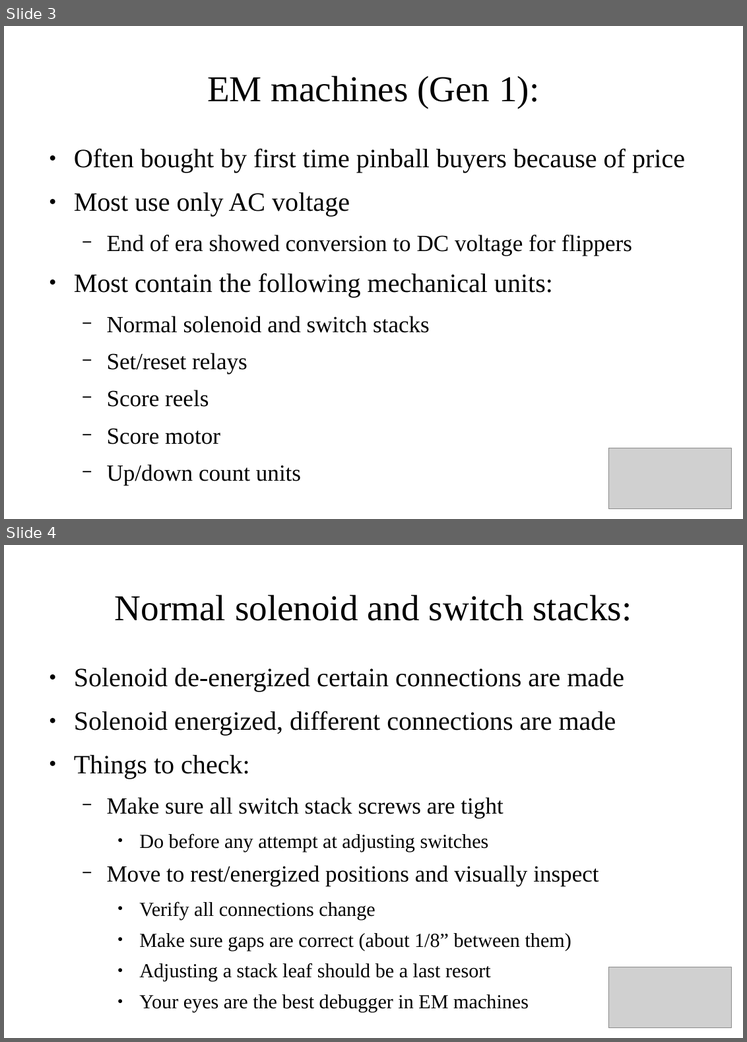
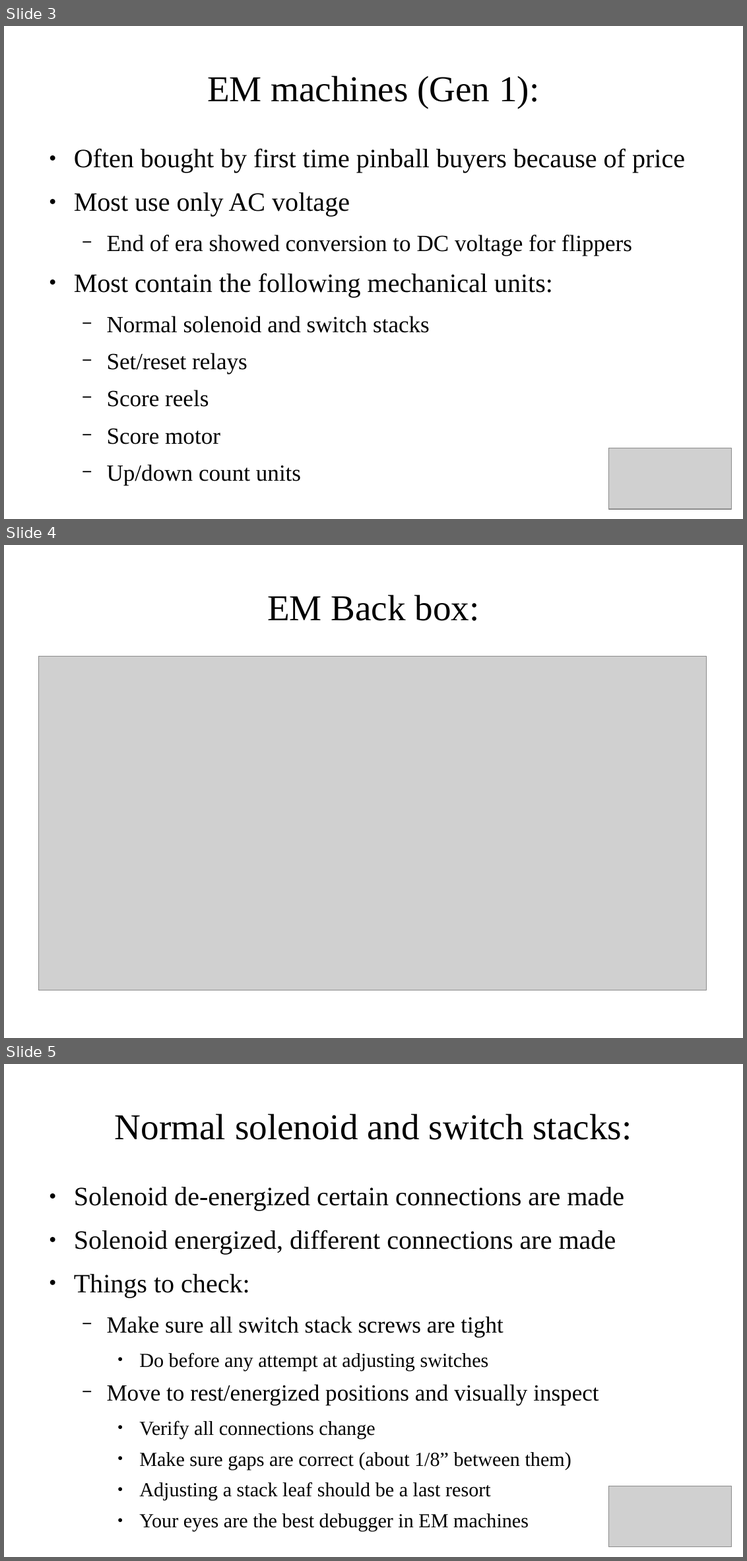
Before and after one commit to krayon/pinball-OPP, a slide deck: Docs/MusingsPresentation.odp. Shown one above the other, each under a label of ours: slides 3 and 4 before the commit, slides 3, 4 and 5 after it. The pictures are 747x1042 and 747x1561 pixels, drawn with LibreOffice and Linux fonts; fonts in the diff are those of the drawing; grey boxes stand for pictures. Boxes give left, top, right and bottom in pixels: in the first picture for what was removed or moved away, otherwise in the second. Text is boxed around its words. In the diff, an @@ line names an element or a change of style, - is before the commit and + after.

Commit message:
Updated slides for Pintastic 2017 talk.  Added pictures.  Grab the slides, now if interested Todd!

```diff
--- a/Docs/MusingsPresentation.odp
+++ b/Docs/MusingsPresentation.odp
@@ slide 4 added at <box>4,545,743,1038</box>, background #FFFFFF @@
@@ title added at <box>267,595,480,621</box>, 37.7 pt, text #000000 @@
+EM Back box:
@@ picture added at <box>39,657,706,990</box> @@
@@ what was slide 4 is now slide 5 @@
```
Also in this commit, not shown: 10 other slides added, 1 other file.
